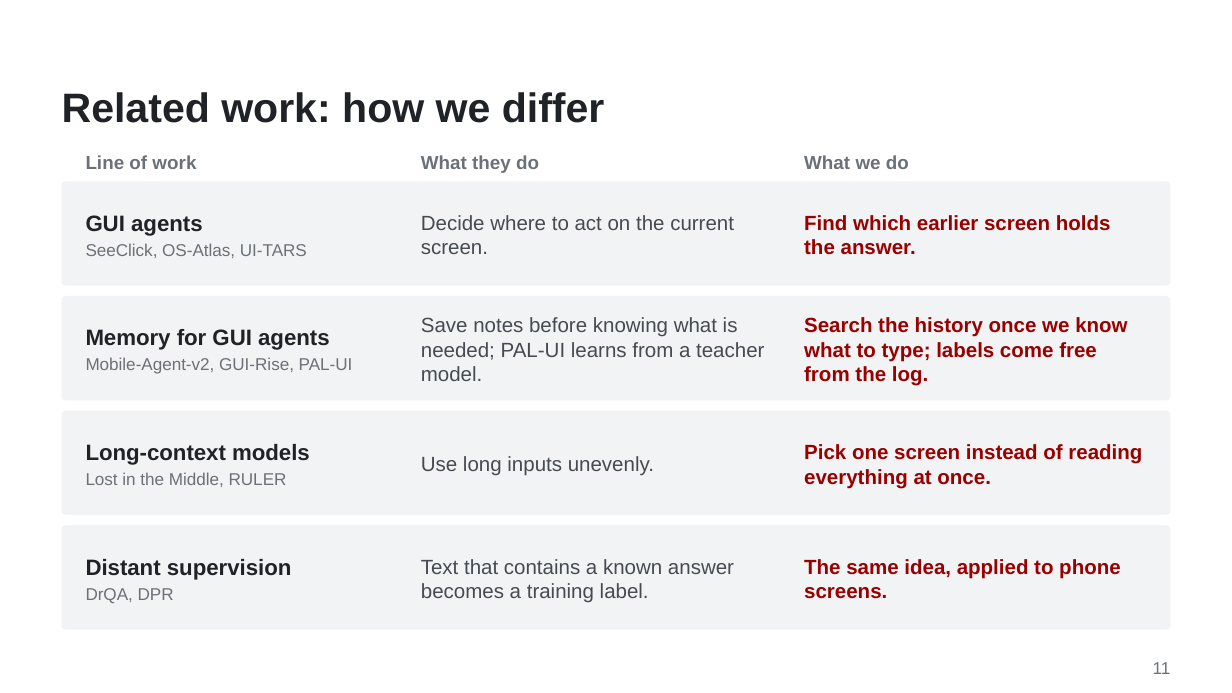
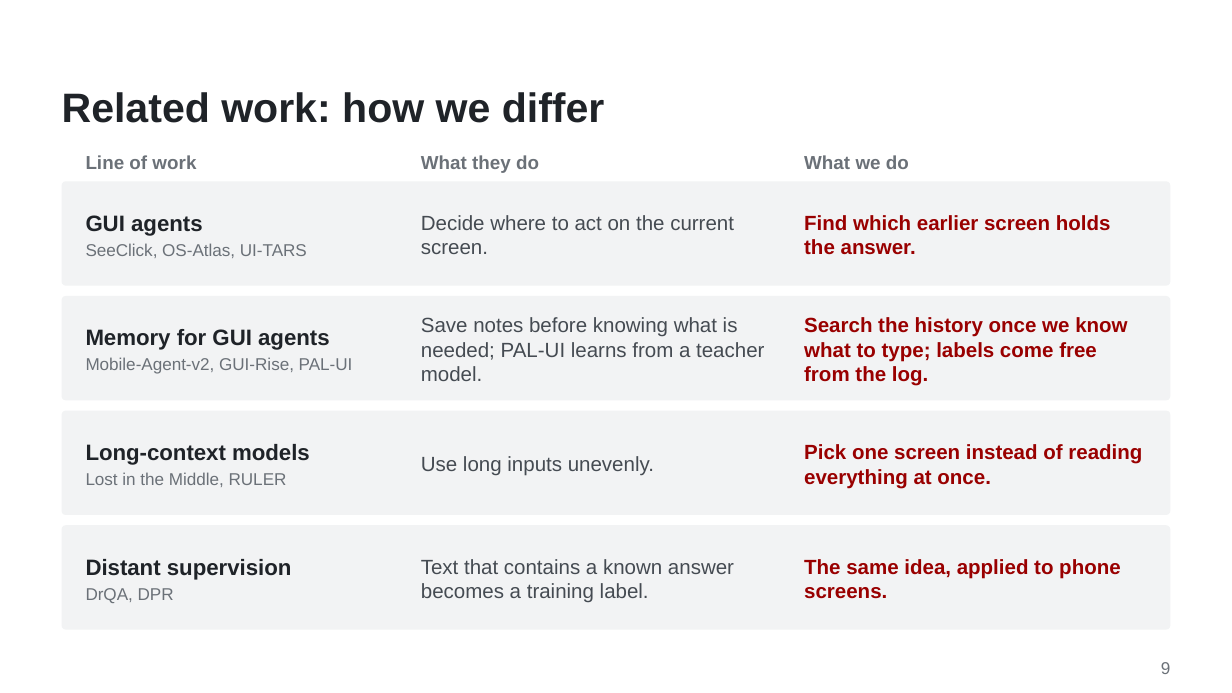
Before and after one commit to WMSlalalala/verifier-supervised-lookback, a slide deck: slide 9 of doc/Slides.pptx (slide 11 before the commit). Drawn at 1232x693 pixels with LibreOffice and Linux fonts; fonts in the diff are those of the drawing; background and template pictures are left out. Boxes give left, top, right and bottom in pixels: in the first picture for what was removed or moved away, otherwise in the second. Text is boxed around its words. In the diff, an @@ line names an element or a change of style, - is before the commit and + after.

```diff
--- a/doc/Slides.pptx
+++ b/doc/Slides.pptx
@@ text at [1161, 662, 1171, 674]: text changed @@
-11
+9
```
Also in this commit, not shown: 6 other slides changed, 2 slides removed, 2 other files.
